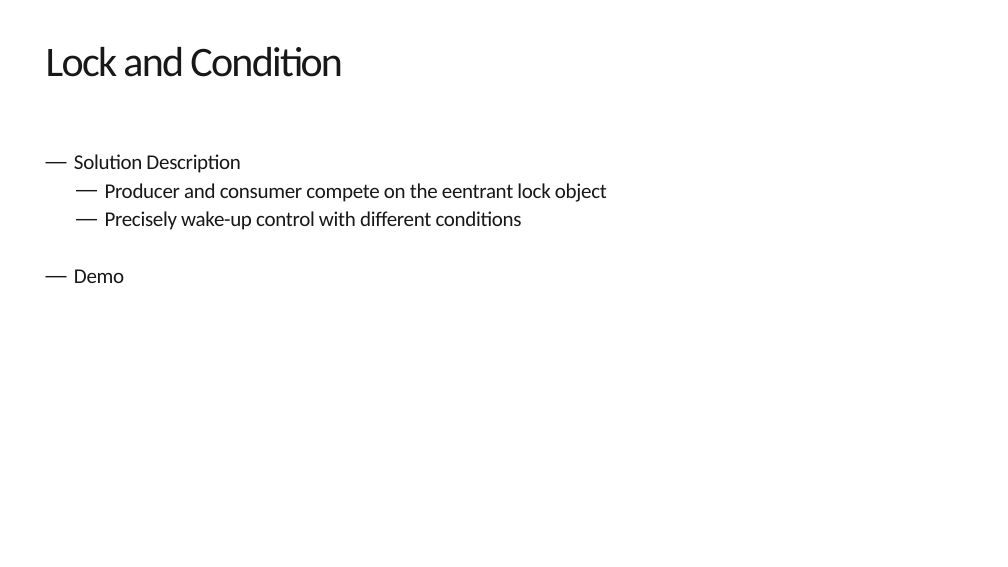
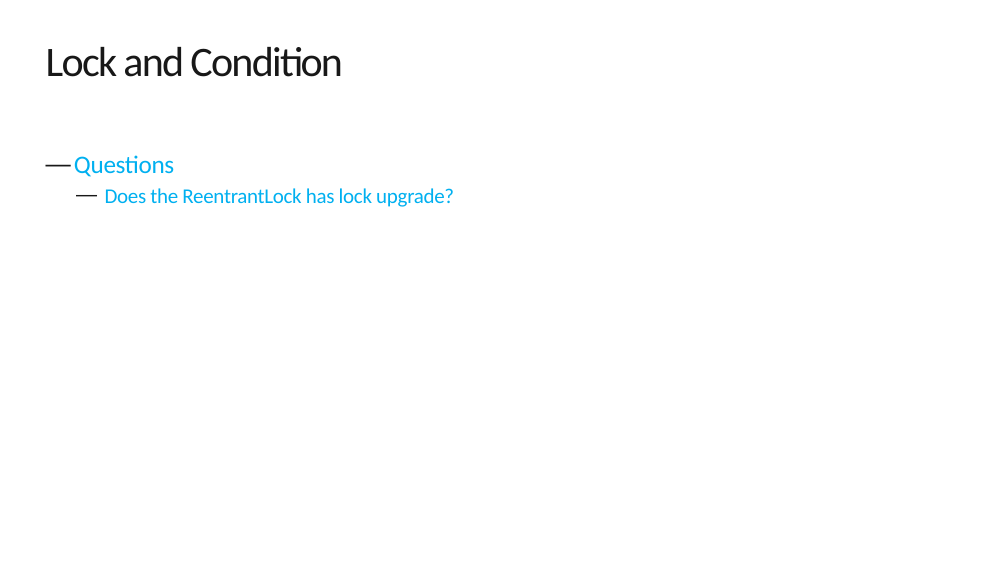
Before and after one commit to exiaoqu/ProducerConsumerProblemInJava, a slide deck: slide 17 of Producer and Consumer in Java.pptx (slide 14 before the commit). Drawn at 1008x567 pixels with LibreOffice and Linux fonts; fonts in the diff are those of the drawing; background and template pictures are left out. Boxes give left, top, right and bottom in pixels: in the first picture for what was removed or moved away, otherwise in the second. Text is boxed around its words. In the diff, an @@ line names an element or a change of style, - is before the commit and + after.

```diff
--- a/Producer and Consumer in Java.pptx
+++ b/Producer and Consumer in Java.pptx
@@ text at bbox=[74, 155, 454, 207]: text changed; text colour #181818 to #00B0F0 @@
-— Solution Description
-  — Producer and consumer compete on the eentrant lock object
-  — Precisely wake-up control with different conditions
-— Demo
+— Questions
+  — Does the ReentrantLock has lock upgrade?
```
Also in this commit, not shown: 22 other slides changed, 10 slides added, 12 slides removed, 3 other files.
